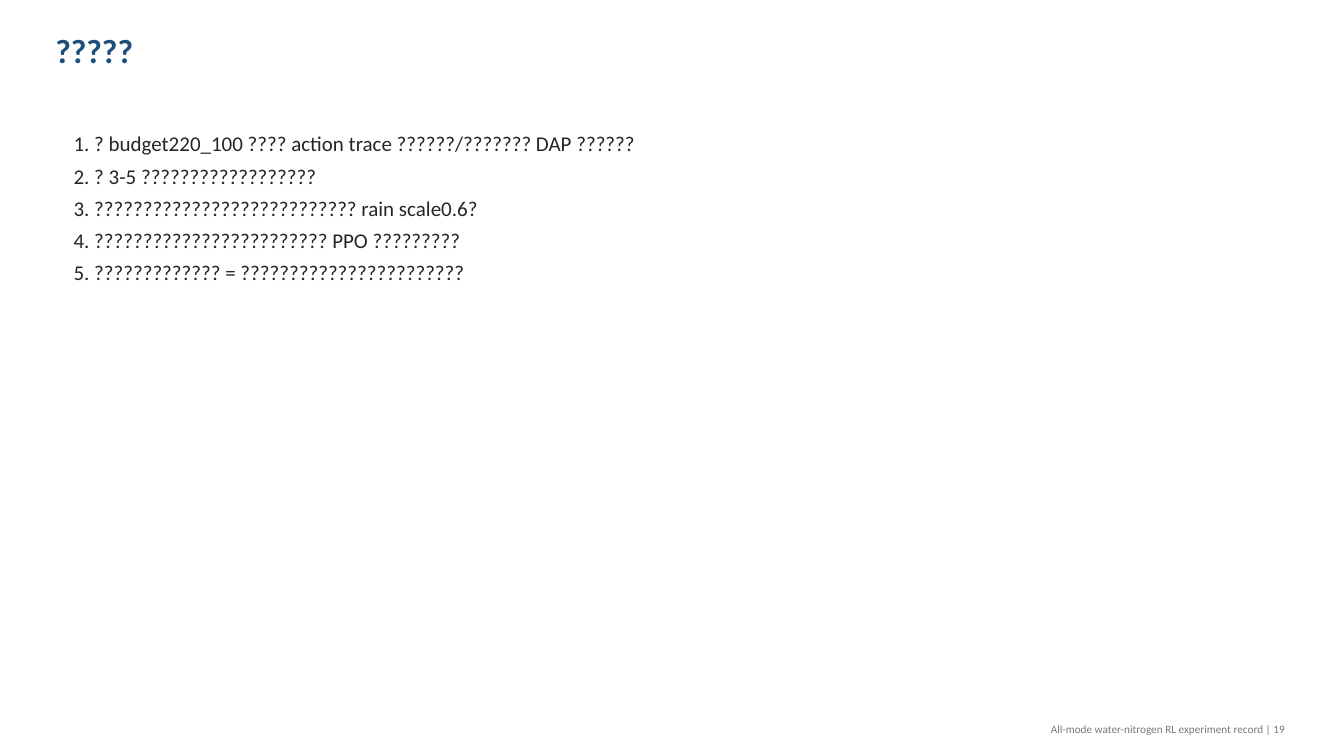
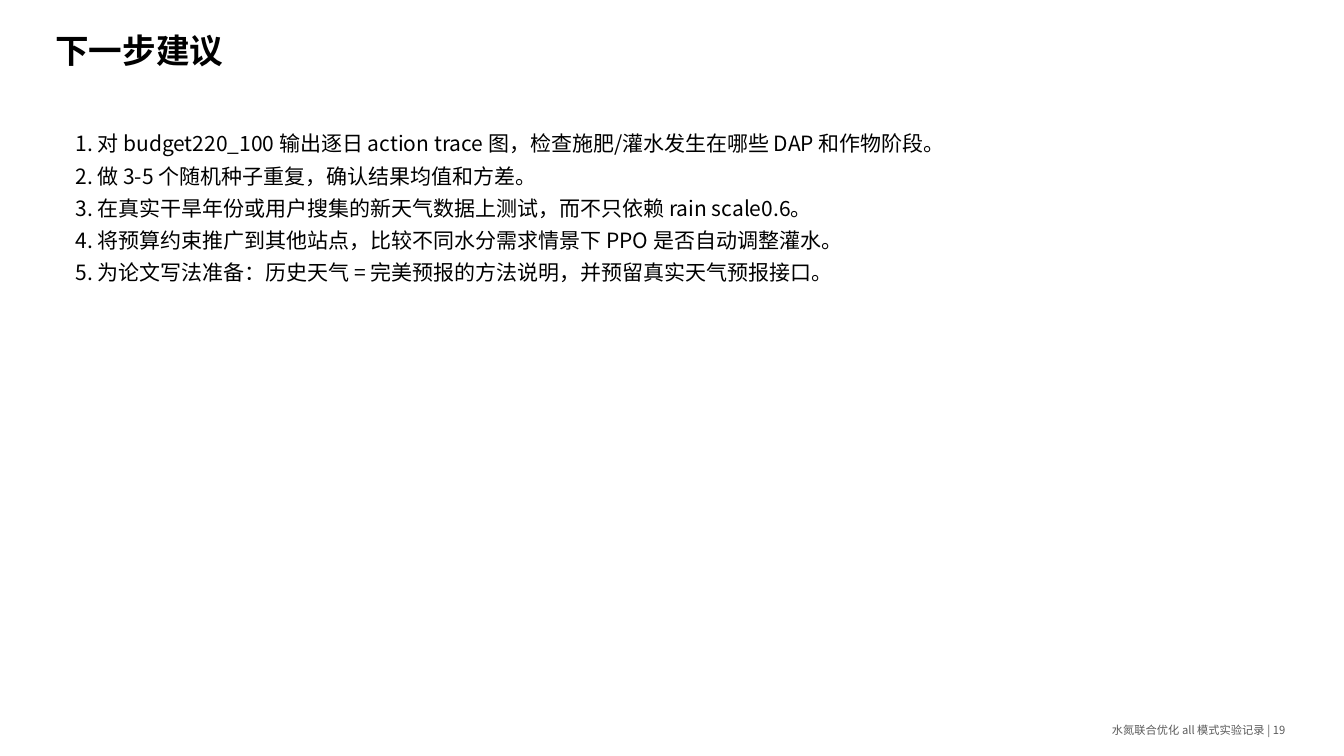
Before and after one commit to Rachel0305/gym-dssat-pdi, a slide deck: slide 19 of figures_hl/all_mode_water_nitrogen_attempts_report.pptx. Drawn at 1344x756 pixels with LibreOffice and Linux fonts; fonts in the diff are those of the drawing. Boxes give left, top, right and bottom in pixels: in the first picture for what was removed or moved away, otherwise in the second. Text is boxed around its words. In the diff, an @@ line names an element or a change of style, - is before the commit and + after.

Commit message:
Fix all-mode report deck Chinese formatting

```diff
--- a/figures_hl/all_mode_water_nitrogen_attempts_report.pptx
+++ b/figures_hl/all_mode_water_nitrogen_attempts_report.pptx
@@ text at (55,34,223,66): text changed; font Calibri to Noto Sans CJK SC; text colour #1F4E79 to #000000 @@
-?????
+下一步建议
@@ text at (75,133,945,282): text changed; font Calibri to Noto Sans CJK SC; text colour #262626 to #000000 @@
-1. ? budget220_100 ???? action trace ??????/??????? DAP ??????
-2. ? 3-5 ??????????????????
-3. ??????????????????????????? rain scale0.6?
-4. ???????????????????????? PPO ?????????
-5. ????????????? = ???????????????????????
+1. 对 budget220_100 输出逐日 action trace 图，检查施肥/灌水发生在哪些 DAP 和作物阶段。
+2. 做 3-5 个随机种子重复，确认结果均值和方差。
+3. 在真实干旱年份或用户搜集的新天气数据上测试，而不只依赖 rain scale0.6。
+4. 将预算约束推广到其他站点，比较不同水分需求情景下 PPO 是否自动调整灌水。
+5. 为论文写法准备：历史天气 = 完美预报的方法说明，并预留真实天气预报接口。
@@ text at (1112,724,1285,735): text changed; font Calibri to Noto Sans CJK SC; text colour #787878 to #5A5A5A @@
-All-mode water-nitrogen RL experiment record | 19
+水氮联合优化 all 模式实验记录 | 19
```
Also in this commit, not shown: 16 other slides changed, 3 slides added, 3 slides removed, 5 other files.
